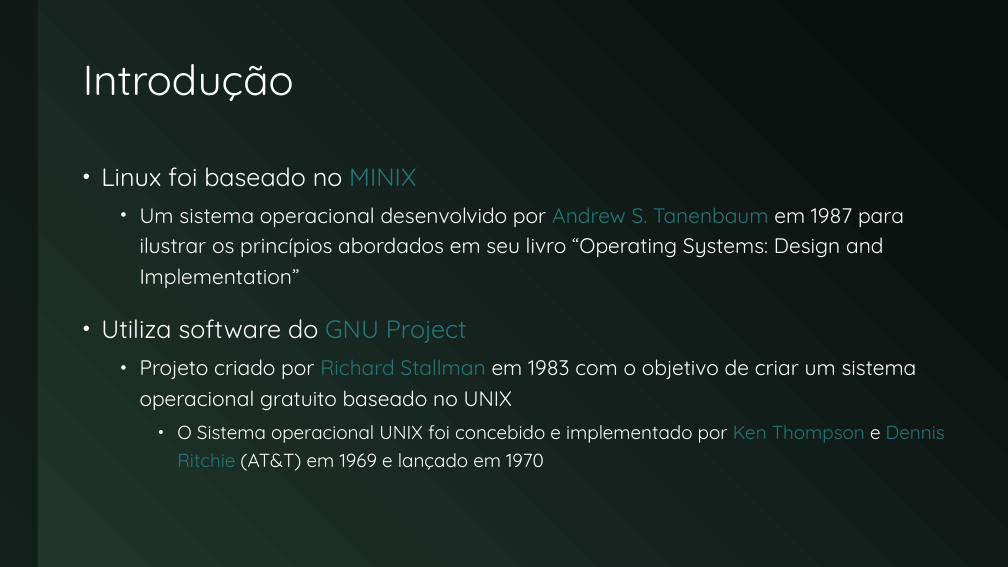
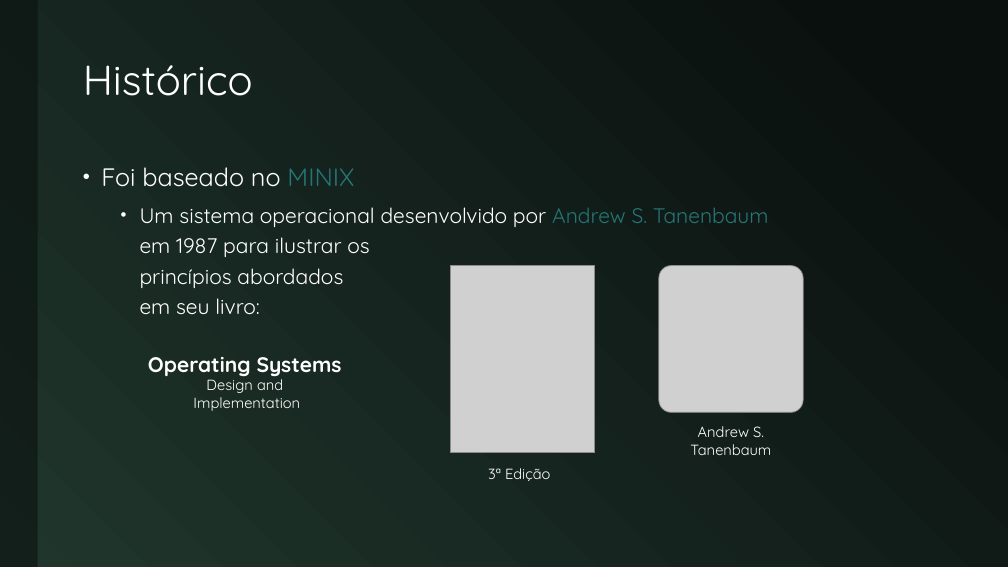
Before and after one commit to JudsonSS/Compiladores, a slide deck: slide 4 of Slides/01. Ambiente de Trabalho - Linux.pptx (slide 3 before the commit). Drawn at 1008x567 pixels with LibreOffice and Linux fonts; fonts in the diff are those of the drawing; grey boxes stand for pictures. Boxes give left, top, right and bottom in pixels: in the first picture for what was removed or moved away, otherwise in the second. Text is boxed around its words. In the diff, an @@ line names an element or a change of style, - is before the commit and + after.

```diff
--- a/Slides/01. Ambiente de Trabalho - Linux.pptx
+++ b/Slides/01. Ambiente de Trabalho - Linux.pptx
@@ title at (x1=83, y1=65, x2=253, y2=96): text changed @@
-Introdução
+Histórico
@@ text at (x1=101, y1=167, x2=769, y2=314): text changed @@
-• Linux foi baseado no MINIX
-  • Um sistema operacional desenvolvido por Andrew S. Tanenbaum em 1987 para ilustrar os princípios abordados em seu livro “Operating Systems: Design and Implementation”
-• Utiliza software do GNU Project
-  • Projeto criado por Richard Stallman em 1983 com o objetivo de criar um sistema operacional gratuito baseado no UNIX
-    • O Sistema operacional UNIX foi concebido e implementado por Ken Thompson e Dennis Ritchie (AT&T) em 1969 e lançado em 1970
+• Foi baseado no MINIX
+  • Um sistema operacional desenvolvido por Andrew S. Tanenbaum
+    em 1987 para ilustrar os
+    princípios abordados
+    em seu livro:
@@ picture added at (x1=451, y1=265, x2=595, y2=452) @@
@@ picture added at (x1=659, y1=265, x2=803, y2=412) @@
@@ text added at (x1=148, y1=357, x2=342, y2=411), 14 pt, text #FFFFFF @@
+Operating Systems
+Design and
+Implementation
@@ text added at (x1=690, y1=426, x2=771, y2=455), 14 pt, text #FFFFFF @@
+Andrew S.
+Tanenbaum
@@ text added at (x1=488, y1=468, x2=550, y2=481), 14 pt, text #FFFFFF @@
+3ª Edição
```
Also in this commit, not shown: 2 other slides changed, 7 slides added, 1 slide removed, 5 other files.
